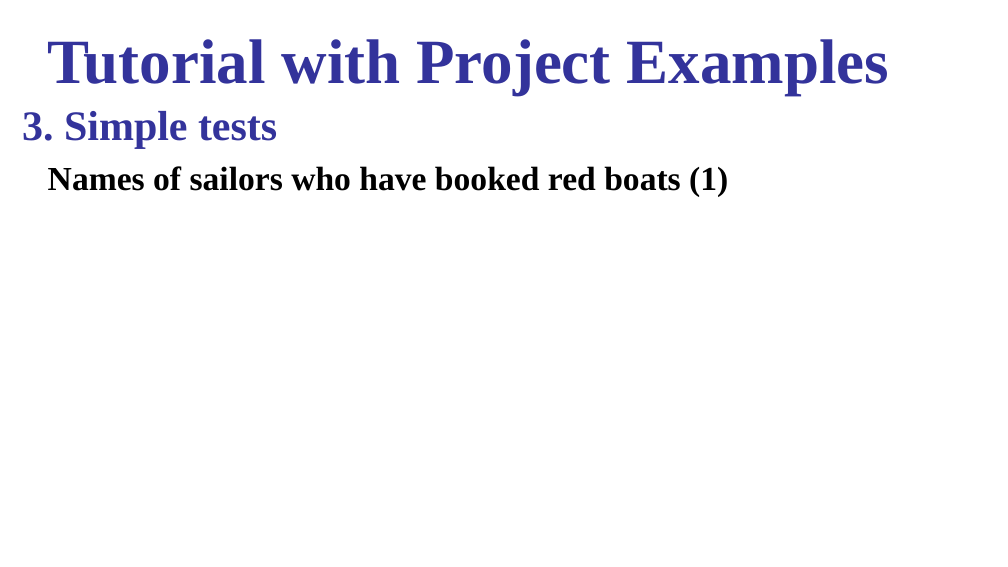
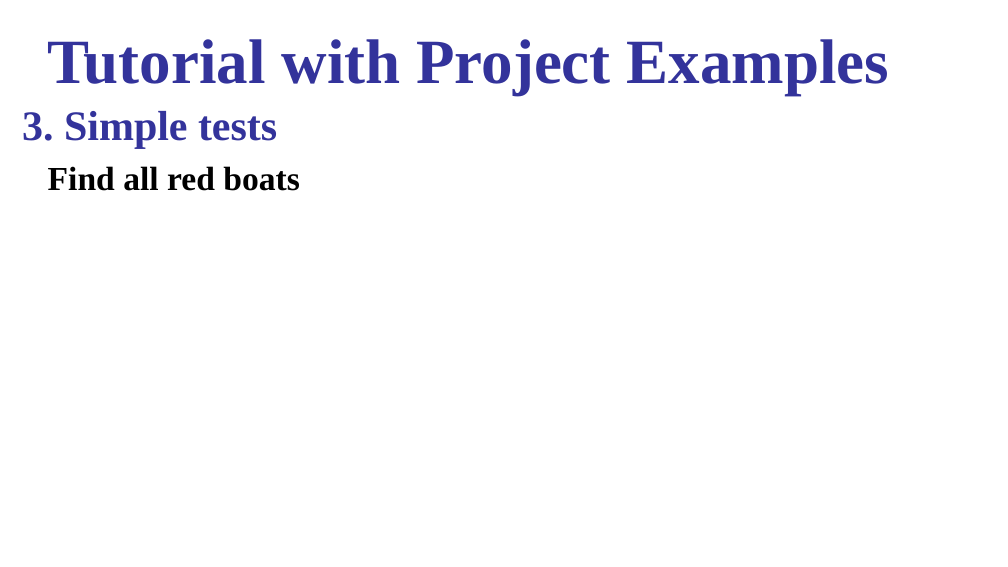
Before and after one commit to gongghao/database-labs, a slide deck: slide 7 of content/projects/project2/materials/Project_2_release.pptx. Drawn at 1008x567 pixels with LibreOffice and Linux fonts; fonts in the diff are those of the drawing. Boxes give left, top, right and bottom in pixels: in the first picture for what was removed or moved away, otherwise in the second. Text is boxed around its words. In the diff, an @@ line names an element or a change of style, - is before the commit and + after.

```diff
--- a/content/projects/project2/materials/Project_2_release.pptx
+++ b/content/projects/project2/materials/Project_2_release.pptx
@@ text at [48,166,300,191]: text changed @@
-Names of sailors who have booked red boats (1)
+Find all red boats
```
Also in this commit, not shown: 4 other slides changed, 2 other files.
